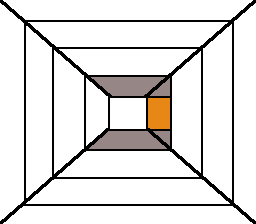
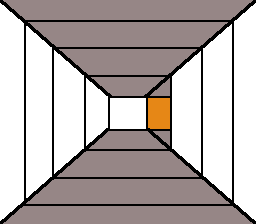
Layered file, before and after one edit (w=256, h=224). Changes by layer:
painted on "変形" over [3, 0, 253, 224]